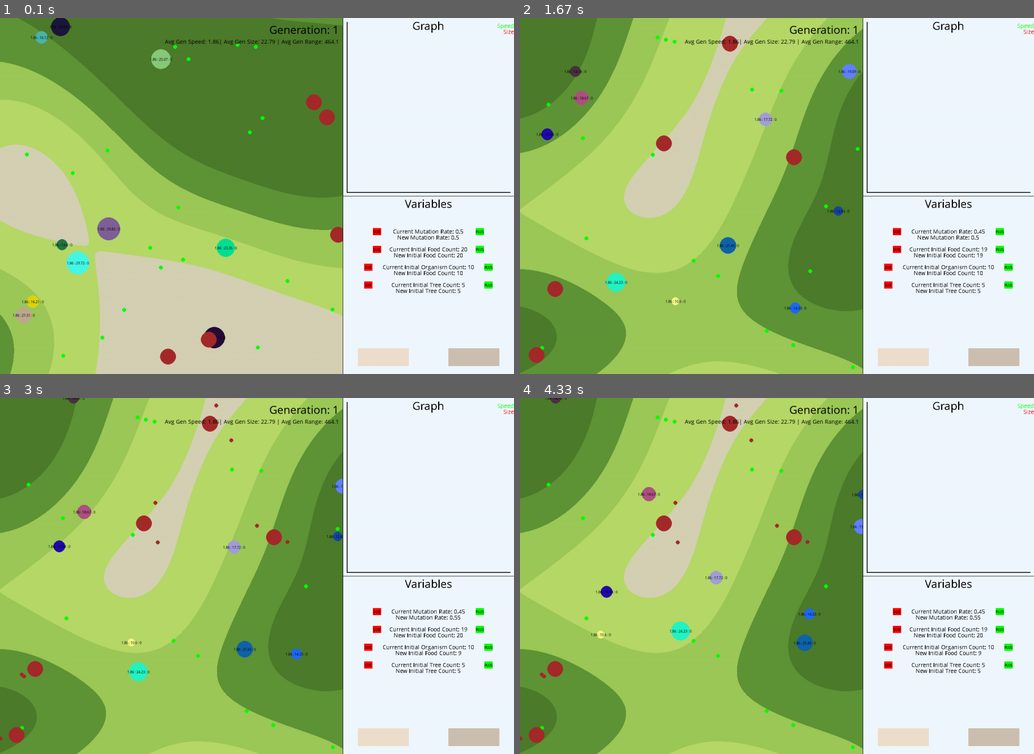
Above: before the commit, frames 1-4 (two rows, left to right).
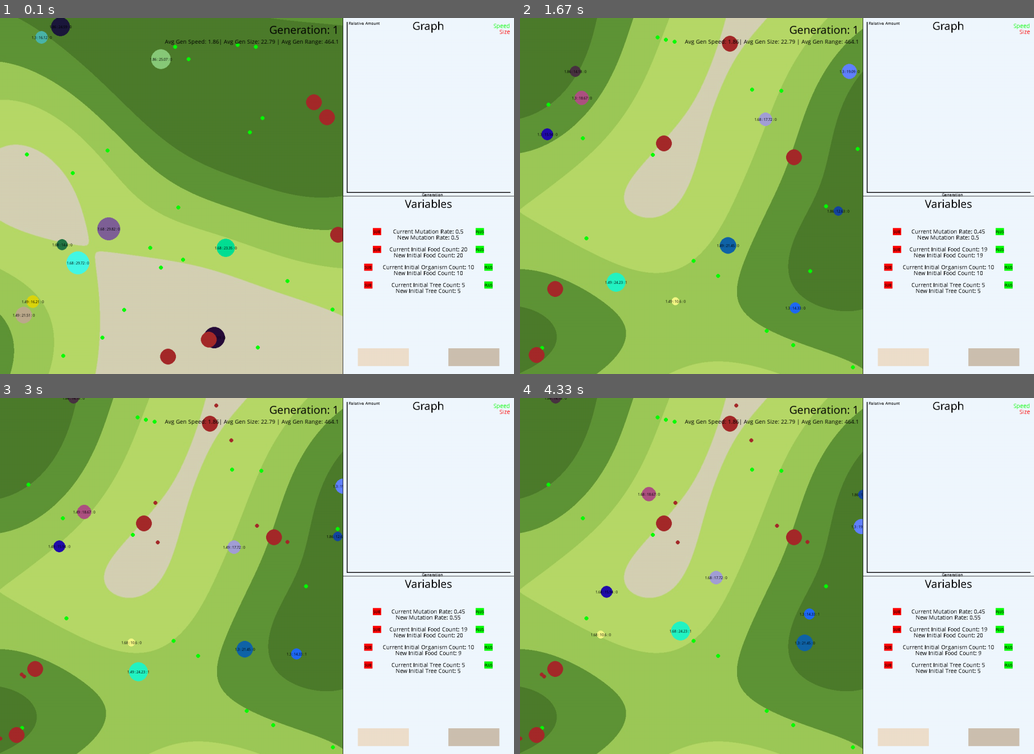
Above: after the commit, the same moments.

Repository: neil-phan/evolve
Game: pygame game, started from src/graphics.py
The game is run twice, just before and just after one commit, with the same random seed, the same clock (stepped at 60 frames per second) and the same inputs.
Inputs (mouse positions are in pixels of both pictures, inside the frame that each line leads up to):
- Up to frame 1 (0.1 s): no input
- Up to frame 2 (1.67 s): click "SUB" at 0.38 s; click "SUB" at 0.72 s; click (900, 356) at 1.05 s; click "PLUS" at 1.38 s
- Up to frame 3 (3 s): click "PLUS" at 1.72 s; click "SUB" at 2.05 s; click "PLUS" at 2.88 s
- Up to frame 4 (4.33 s): no input

The runs differ from the first frame. In frame 1, 0.1% of the frame differs, in the area x 3-100%, y 1-84%; in frame 2, 0.2%, in the area x 3-100%, y 1-82%; in frame 3, 0.2%; in frame 4, 0.2%.

Commit message:
added labels to graph axes

Diff:
--- a/src/graph.py
+++ b/src/graph.py
@@ -3,6 +3,7 @@
 
 class Graph():
     FONT = pygame.font.SysFont('Comic Sans MS', 15)
+    SUB_FONT = pygame.font.SysFont('Comic Sans MS', 11)
 
     def __init__(self, win, bounds):
         self.win = win
@@ -28,14 +29,20 @@
         end_y = self.y_bounds[1]
 
         # AXES
+        xaxis_text = self.SUB_FONT.render('Generation', False, 'black')
+        yaxis_text = self.SUB_FONT.render('Relative Amount', False, 'black')
+        yaxis_text_rect = yaxis_text.get_rect(bottomleft=(self.x_bounds[0]+15, self.y_bounds[1]+20))
+        xaxis_text_rect = xaxis_text.get_rect(midbottom=(self.x_bounds[0]+self.width//2 + 10, self.y_bounds[0]+3))
+        self.win.blit(xaxis_text, xaxis_text_rect)
+        self.win.blit(yaxis_text, yaxis_text_rect)
         pygame.draw.line(self.win, 'black', (start_x+10, start_y-10), (end_x-10, start_y-10), 2)
         pygame.draw.line(self.win, 'black', (start_x+10, start_y-10), (start_x+10, end_y+10), 2)
 
         # LEGEND
         speed_text = self.FONT.render('Speed', False, 'green')
         size_text = self.FONT.render('Size', False, 'red')
-        speed_text_rect = speed_text.get_rect(topright=(self.x_bounds[1], self.y_bounds[1]+10))
-        size_text_rect = size_text.get_rect(topright=(self.x_bounds[1], self.y_bounds[1]+25))
+        speed_text_rect = speed_text.get_rect(topright=(self.x_bounds[1]-10, self.y_bounds[1]+10))
+        size_text_rect = size_text.get_rect(topright=(self.x_bounds[1]-10, self.y_bounds[1]+25))
         self.win.blit(speed_text, speed_text_rect)
         self.win.blit(size_text, size_text_rect)
 
--- a/src/simple/organism.py
+++ b/src/simple/organism.py
@@ -61,8 +61,6 @@
             self.x = coords[0]
             self.y = coords[1]
 
-        self.text = self.FONT.render(
-            f'{round(self.speed, 2)} : {round(self.rad, 2)} : {round(self.fitness, 1)}', 1, 'black')
         self.r_food = 0
 
         # Inner layer
@@ -85,8 +83,10 @@
     def draw(self, win):
         pygame.draw.circle(win, self.color, (self.x, self.y), self.rad)
         #pygame.draw.circle(win, 'black', (self.x, self.y), self.range, 1)
-        win.blit(self.text, (self.x - self.text.get_width() //
-                 2, self.y - self.text.get_height() // 2))
+        text = self.FONT.render(
+            f'{round(self.speed, 2)} : {round(self.rad, 2)} : {round(self.fitness, 1)}', 1, 'black')
+        win.blit(text, (self.x - text.get_width() //
+                 2, self.y - text.get_height() // 2))
 
     def change_speed(self, new_speed):
         self.speed = new_speed
